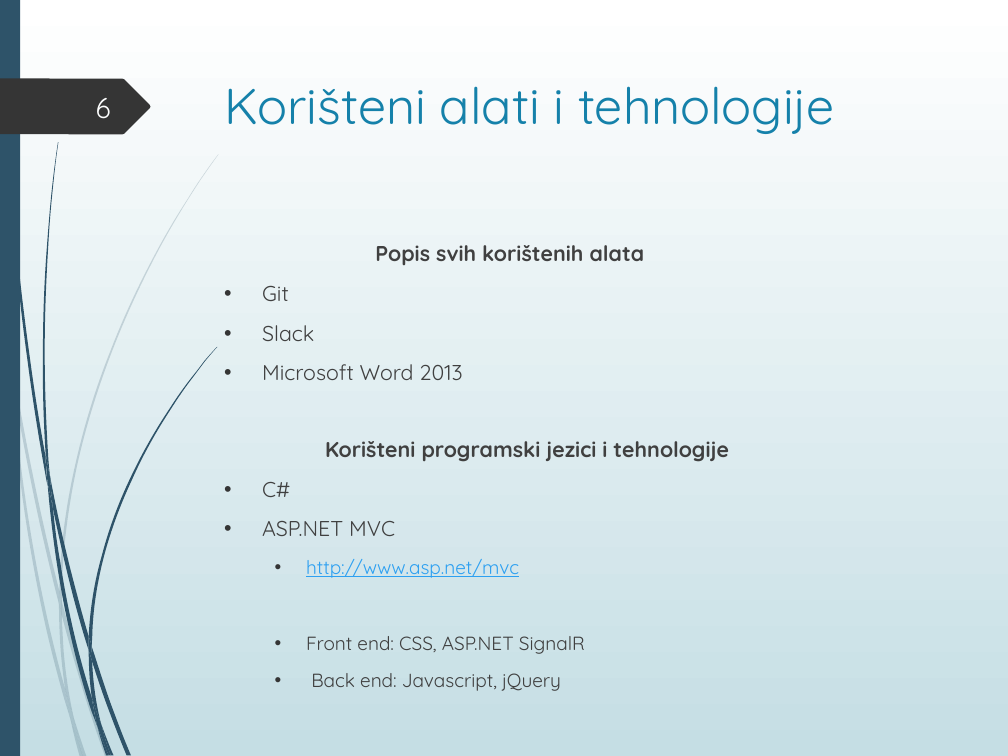
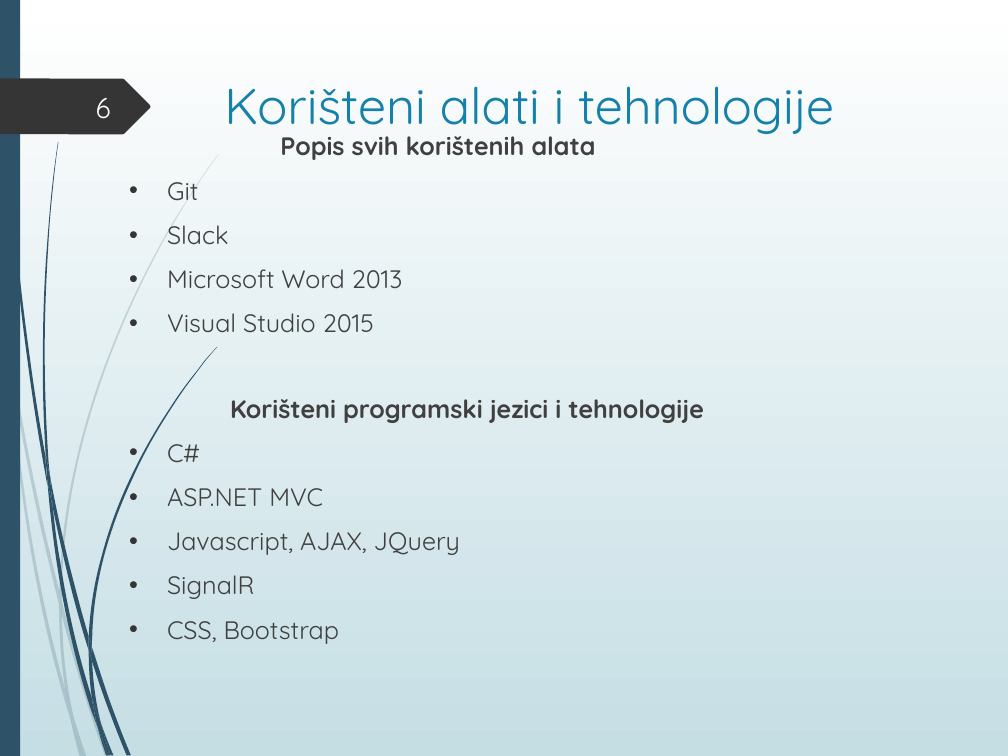
Before and after one commit to fgulan/ANewHopeee, a slide deck: slide 6 of PrezentacijaProjekata.pptx. Drawn at 1008x756 pixels with LibreOffice and Linux fonts; fonts in the diff are those of the drawing. Boxes give left, top, right and bottom in pixels: in the first picture for what was removed or moved away, otherwise in the second. Text is boxed around its words. In the diff, an @@ line names an element or a change of style, - is before the commit and + after.

```diff
--- a/PrezentacijaProjekata.pptx
+++ b/PrezentacijaProjekata.pptx
@@ text "Popis svih korištenih alata": place and size @@
-text "Popis svih korištenih alata" at (262,245,728,691)
+text "Popis svih korištenih alata" at (167,136,704,644)
@@ text at (167,136,704,507): size 15.3 to 18 pt in "Popis svih korištenih alata", "Git", "Slack", "Microsoft Word 2013" and 3 more places @@
@@ text at (167,313,375,333): paragraph added @@
+• Visual Studio 2015
@@ text at (167,532,460,644): text changed; size 13.6 to 18 pt @@
-  • http://www.asp.net/mvc
-  • Front end: CSS, ASP.NET SignalR
-  • Back end: Javascript, jQuery
+• Javascript, AJAX, JQuery
+• SignalR
+• CSS, Bootstrap
```
Also in this commit, not shown: 1 other slide changed, 1 other file.
